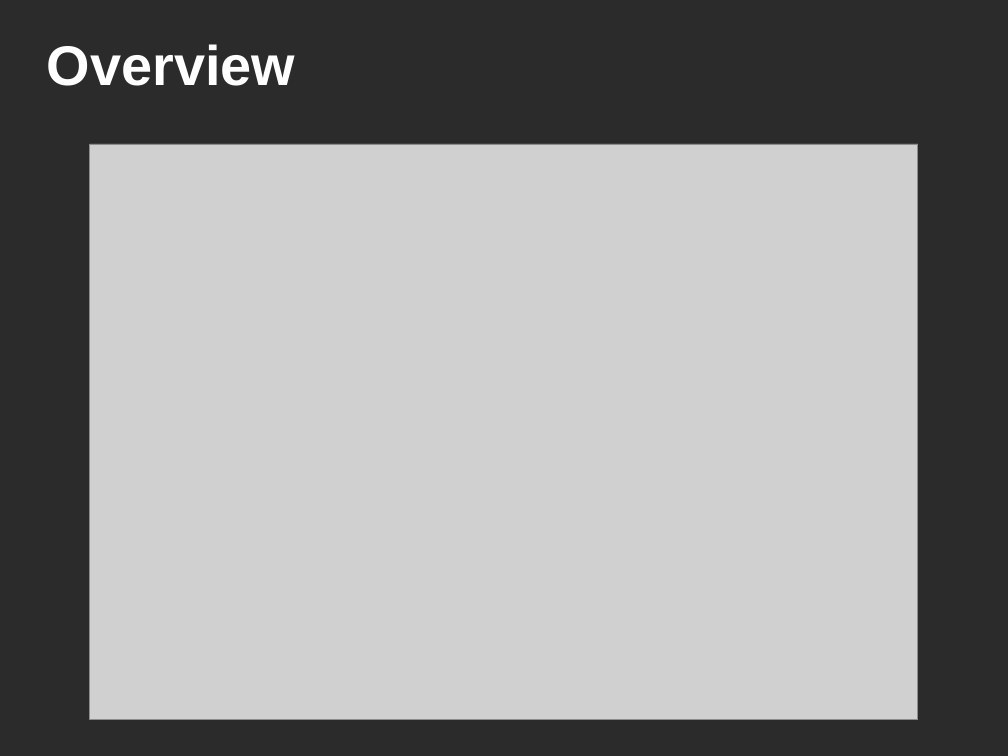
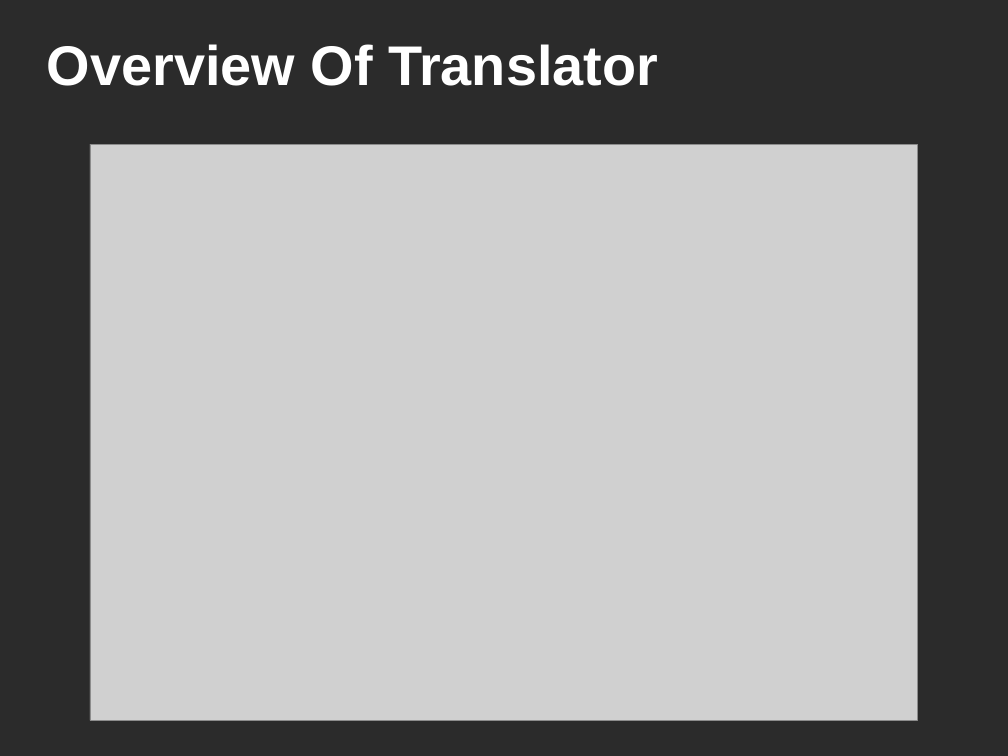
Before and after one commit to Dockheas23/scheme2lua, a slide deck: slide 6 of OpenDaySlides.odp (slide 5 before the commit). Drawn at 1008x756 pixels with LibreOffice and Linux fonts; fonts in the diff are those of the drawing; grey boxes stand for pictures; background and template pictures are left out; a plain dark background stands for a picture behind light text. Boxes give left, top, right and bottom in pixels: in the first picture for what was removed or moved away, otherwise in the second. Text is boxed around its words. In the diff, an @@ line names an element or a change of style, - is before the commit and + after.

```diff
--- a/OpenDaySlides.odp
+++ b/OpenDaySlides.odp
@@ title at <box>47,44,658,86</box>: text changed @@
-Overview
+Overview Of Translator
```
Also in this commit, not shown: 2 other slides changed, 1 slide added.
